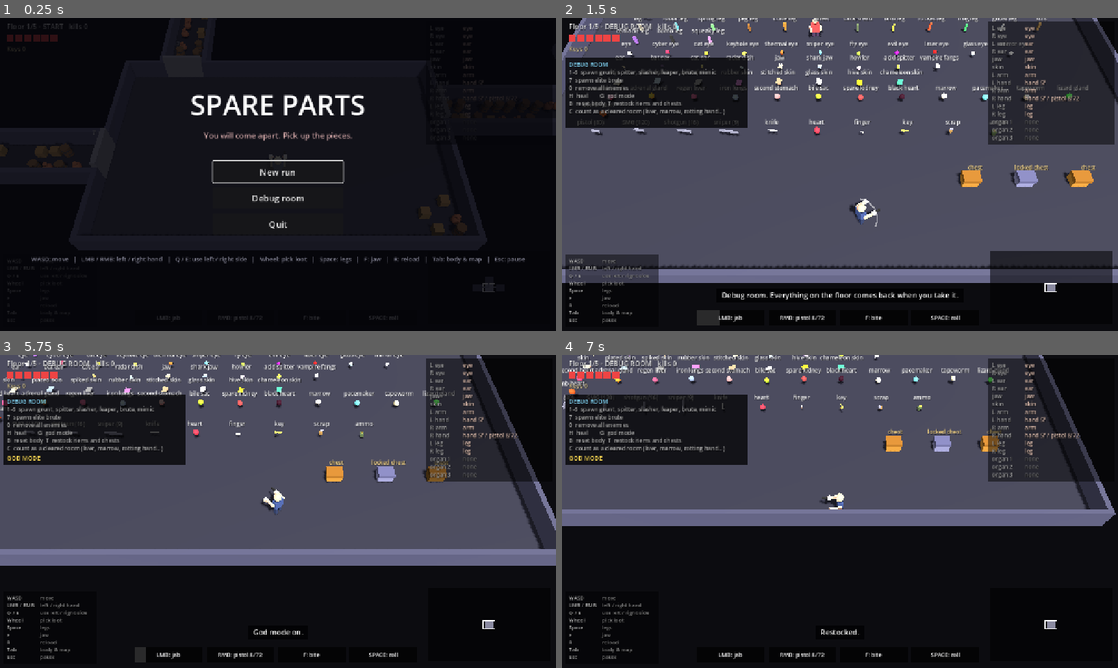
Above: before the commit, frames 1-4 (two rows, left to right).
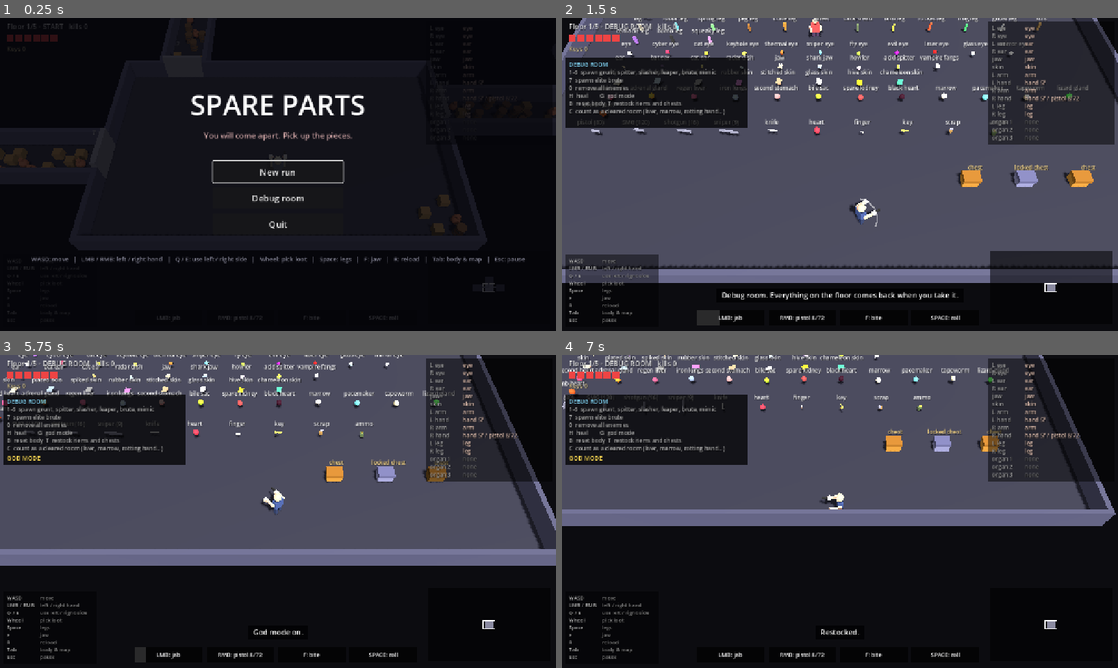
Above: after the commit, the same moments.

Repository: tellmemoree/body-part
Game: Godot game, scene res://main.tscn
The game is run twice, just before and just after one commit, with the same random seed, the same clock (stepped at 60 frames per second) and the same inputs.
Inputs (mouse positions are in pixels of both pictures, inside the frame that each line leads up to):
- Up to frame 1 (0.25 s): no input
- Up to frame 2 (1.5 s): click "Debug room" at 0.5 s; tap Enter at 1.25 s; move the mouse to (962, 158) at 1.27 s; hold D from 1.28 s (still down); tap 1 at 1.35 s; click (962, 158) at 1.42 s
- Up to frame 3 (5.75 s): tap Space at 1.52, 4.52 s; release D at 2 s; drag from (166, 527) to (250, 574) at 2.02 s; move the mouse to (333, 442) at 2.77 s; hold D 2.78-3.5 s; tap 0 at 2.85 s; drag from (250, 574) to (111, 464) at 3.52 s; move the mouse to (444, 558) at 4.27 s; hold A 4.28-5 s; tap G at 4.35 s; drag from (111, 464) to (194, 433) at 5.02 s
- Up to frame 4 (7 s): move the mouse to (867, 511) at 5.77 s; hold S 5.78-6.5 s; tap T at 5.85 s; click (867, 511) at 5.92 s; drag from (756, 433) to (728, 527) at 6.52 s

The runs differ from the first frame. In frame 1, 0.4% of the frame differs, in the area x 0-100%, y 0-48%; in frame 2, nothing differs; in frame 3, less than 0.1%; in frame 4, nothing differs.

Commit message:
Corridor breakables: scattered over the whole width, 1-2 hidden drops per floor (up to 4)
Corridor breakables are now scattered across the full width, middle
included, instead of two lanes along the walls. They no longer roll for
drops: each floor hides CORRIDOR_DROPS (1 or 2, sometimes 3, at most 4) in
random corridor breakables when it is built, and every other corridor
breakable drops nothing. Room breakables keep their 7% roll.

Co-Authored-By: Claude Opus 5.5 <noreply@anthropic.com>
Claude-Session: https://claude.ai/code/session_013LDWeWEy6b5fJfi1iTsboi

Diff:
--- a/src/data.gd
+++ b/src/data.gd
@@ -204,14 +204,16 @@
 const CORRIDOR_LONG := 26.0  # no corridor longer than this (room placement is retried until none is)
 # Breakables (pots, barrels, small crates) fill the corridors and stand in clusters along room walls.
 # Any hit, any shot (yours or an enemy's) or walking into one breaks it.
-# Corridors: a spot every PROP_STEP along two lanes, each filled with chance PROP_FILL.
+# Corridors: scattered across the whole width, about PROP_DENSITY per unit of length.
 # Rooms: PROP_CLUSTERS [min, max] clusters (more in big rooms) of PROP_CLUSTER [min, max] each.
-# PROP_DROP: chance of each drop per breakable (else nothing).
-const PROP_STEP := 1.3
-const PROP_FILL := 0.75
+# PROP_DROP: what a drop is and the chance per room breakable (else nothing).
+# Corridor breakables drop nothing, except CORRIDOR_DROPS per floor: [count, chance] (1-2, up to 4),
+# hidden in random corridor breakables when the floor is built; what they are follows PROP_DROP's odds.
+const PROP_DENSITY := 1.1
 const PROP_CLUSTERS := [2, 4]
 const PROP_CLUSTER := [3, 7]
 const PROP_DROP := [["ammo", 0.04], ["heart", 0.015], ["finger", 0.015]]
+const CORRIDOR_DROPS := [[1, 0.4], [2, 0.4], [3, 0.12], [4, 0.08]]
 const PROPS := {"pot": "9a5a3a", "barrel": "6a4a2a", "crate": "8a6a3a"}
 const AMMO_REFILL := 0.25  # an ammo pickup adds this share of each held gun's total ammo to its spare
 # Room half sizes [min, max] (world units). The camera shows about 52 x 37, so most fight rooms are
--- a/src/world.gd
+++ b/src/world.gd
@@ -208,17 +208,54 @@
 			keep.append(b)
 	r.blocks = keep
 
-# Fills a corridor with breakables (world coordinates): a spot every PROP_STEP along two lanes,
-# each filled with chance PROP_FILL, leaving the two ends clear.
+# Fills a corridor with breakables (world coordinates), scattered over its whole width, middle included,
+# about PROP_DENSITY per unit of length, leaving the two ends clear.
 func fill_corridor(c: Dictionary) -> void:
-	var along: float = c.s0 + 1.6
-	while along < c.s1 - 1.6:
-		for lane in [-0.9, 0.9]:
-			if randf() < D.PROP_FILL:
-				var a := along + randf_range(-0.2, 0.2)
-				var across: float = c.w + lane + randf_range(-0.15, 0.15)
-				c.props.append(_prop(a if c.ew else across, across if c.ew else a))
-		along += D.PROP_STEP
+	var a0: float = c.s0 + 1.6
+	var a1: float = c.s1 - 1.6
+	if a1 <= a0:
+		return
+	var placed := []
+	var half := D.DOOR_W / 2 - 0.55
+	for t in roundi((a1 - a0) * D.PROP_DENSITY * 3):
+		if placed.size() >= roundi((a1 - a0) * D.PROP_DENSITY):
+			break
+		var q := Vector2(randf_range(a0, a1), c.w + randf_range(-half, half))  # (along, across)
+		if placed.any(func(o): return o.distance_to(q) < 0.95):
+			continue
+		placed.append(q)
+		var p := _prop(q.x if c.ew else q.y, q.y if c.ew else q.x)
+		p.corr = true
+		c.props.append(p)
+
+# Hides the floor's corridor drops (CORRIDOR_DROPS: 1-2, up to 4) in random corridor breakables.
+func hide_corridor_drops() -> void:
+	var all := []
+	for c in g.corridors:
+		all.append_array(c.props)
+	all.shuffle()
+	var roll := randf()
+	var n := 1
+	for cd in D.CORRIDOR_DROPS:
+		n = cd[0]
+		if roll < cd[1]:
+			break
+		roll -= cd[1]
+	for i in mini(n, all.size()):
+		all[i].drop = _roll_drop(true)
+
+# What a drop is: ammo, heart or finger, at PROP_DROP's odds. sure = always something; otherwise
+# "" (nothing) is likely, at the chances PROP_DROP gives.
+func _roll_drop(sure: bool) -> String:
+	var total := 0.0
+	for dr in D.PROP_DROP:
+		total += dr[1]
+	var roll := randf() * (total if sure else 1.0)
+	for dr in D.PROP_DROP:
+		if roll < dr[1]:
+			return dr[0]
+		roll -= dr[1]
+	return ""
 
 func _prop(wx: float, wz: float) -> Dictionary:
 	return {type = D.PROPS.keys().pick_random(), broken = false, m = null, wx = wx, wz = wz}
@@ -283,6 +320,7 @@
 	for c in g.corridors:
 		fill_corridor(c)
 		build_corridor(c)
+	hide_corridor_drops()
 	g.view.near_g = null  # it was freed with the rest of the floor
 
 func build_room_geo(r: Dictionary) -> void:
@@ -579,7 +617,7 @@
 				keep.append(i)
 		nb.items = keep
 
-# Smashes a breakable: a puff of splinters and, sometimes, a small drop (PROP_DROP).
+# Smashes a breakable: a puff of splinters and, sometimes, a small drop (see PROP_DROP, CORRIDOR_DROPS).
 func break_prop(p: Dictionary) -> void:
 	if p.broken:
 		return
@@ -588,12 +626,10 @@
 		p.m.queue_free()
 		p.m = null
 	g.fx.append({k = "ring", x = p.x, z = p.z, r = 0.9, t = 0.2, life = 0.2, c = Color(D.PROPS[p.type])})
-	var roll := randf()
-	for dr in D.PROP_DROP:
-		if roll < dr[1]:
-			g.add_item({kind = dr[0]}, p.x, p.z)
-			break
-		roll -= dr[1]
+	# corridor breakables only give the floor's hidden drops; room ones roll PROP_DROP
+	var drop: String = p.get("drop", "") if p.get("corr", false) else _roll_drop(false)
+	if drop != "":
+		g.add_item({kind = drop}, p.x, p.z)
 	g.props = g.props.filter(func(o): return not o.broken)
 
 # Whether a world position lies in corridor c (between its two wall lines, within its width).
--- a/tests/smoke.gd
+++ b/tests/smoke.gd
@@ -569,6 +569,8 @@
 	var n_rooms := 0
 	var props_bad := 0
 	var lens := []
+	var drop_counts := {}
+	var mid_props := 0
 	for f in 30:
 		g.new_game()
 		for r in g.rooms:
@@ -584,9 +586,16 @@
 					door_ok = false
 				if d.len < D.CORRIDOR_MIN - 0.01:
 					len_ok = false
+		var fdrops := 0
 		for c in g.corridors:
 			n_props += c.props.size()
 			lens.append(c.s1 - c.s0)
+			for p in c.props:
+				if p.get("drop", "") != "":
+					fdrops += 1
+				if absf((p.wz if c.ew else p.wx) - c.w) < 0.5:
+					mid_props += 1
+		drop_counts[fdrops] = drop_counts.get(fdrops, 0) + 1
 		for r in g.rooms:
 			room_props += r.props.size()
 			n_rooms += 1
@@ -600,6 +609,9 @@
 		total_len += l
 	lens.sort()
 	print("corridors x30 floors: doors reachable and on the wall %s, none shorter than CORRIDOR_MIN %s, length %.0f-%.0f, %.2f breakables per unit of corridor" % [door_ok, len_ok, lens[0], lens[-1], n_props / total_len])
+	var dk := drop_counts.keys()
+	dk.sort()
+	print("corridor drops per floor (floors with each count): %s; breakables in the middle third of the width: %d of %d" % [dk.map(func(k): return "%d: %d" % [k, drop_counts[k]]), mid_props, n_props])
 	print("room breakables: %.1f per room, %d outside the room or in an obstacle" % [float(room_props) / n_rooms, props_bad])
 	g.new_game()
 	var cd0: Dictionary = g.doors[0]
@@ -618,7 +630,7 @@
 	var drops := 0
 	for i in 1000:
 		g.items.clear()
-		var pp := {type = "pot", broken = false, m = null, x = 0.0, z = 0.0}
+		var pp := {type = "pot", broken = false, m = null, x = 0.0, z = 0.0}  # a room breakable: rolls PROP_DROP
 		g.props.append(pp)
 		g.world.break_prop(pp)
 		drops += g.items.size()
@@ -642,6 +654,19 @@
 	g.guns.give_gun("rh", "pistol")
 	g.player.interact("R")
 	var full_refused: bool = g.items.size() == 1
+	var cdrops := 0
+	for i in 200:
+		g.items.clear()
+		var cp := {type = "pot", broken = false, m = null, x = 0.0, z = 0.0, corr = true}
+		g.props.append(cp)
+		g.world.break_prop(cp)
+		cdrops += g.items.size()
+	g.items.clear()
+	var hid := {type = "pot", broken = false, m = null, x = 0.0, z = 0.0, corr = true, drop = "ammo"}
+	g.props.append(hid)
+	g.world.break_prop(hid)
+	print("corridor breakables: %d drops from 200 plain ones (0), hidden drop comes out %s" % [cdrops, g.items.size() == 1 and g.items[0].kind == "ammo"])
+	g.items.clear()
 	print("breakable stops an enemy shot: %s; ammo: pistol spare 10 -> %d (+20), refused when full %s" % [cover, res_after, full_refused])
 	g.items.clear()
 	var it := g.add_item({kind = "key"}, g.P.x, g.P.z)
Not shown, changed: ARCHITECTURE.md
Not shown, changed: PLAN.md
